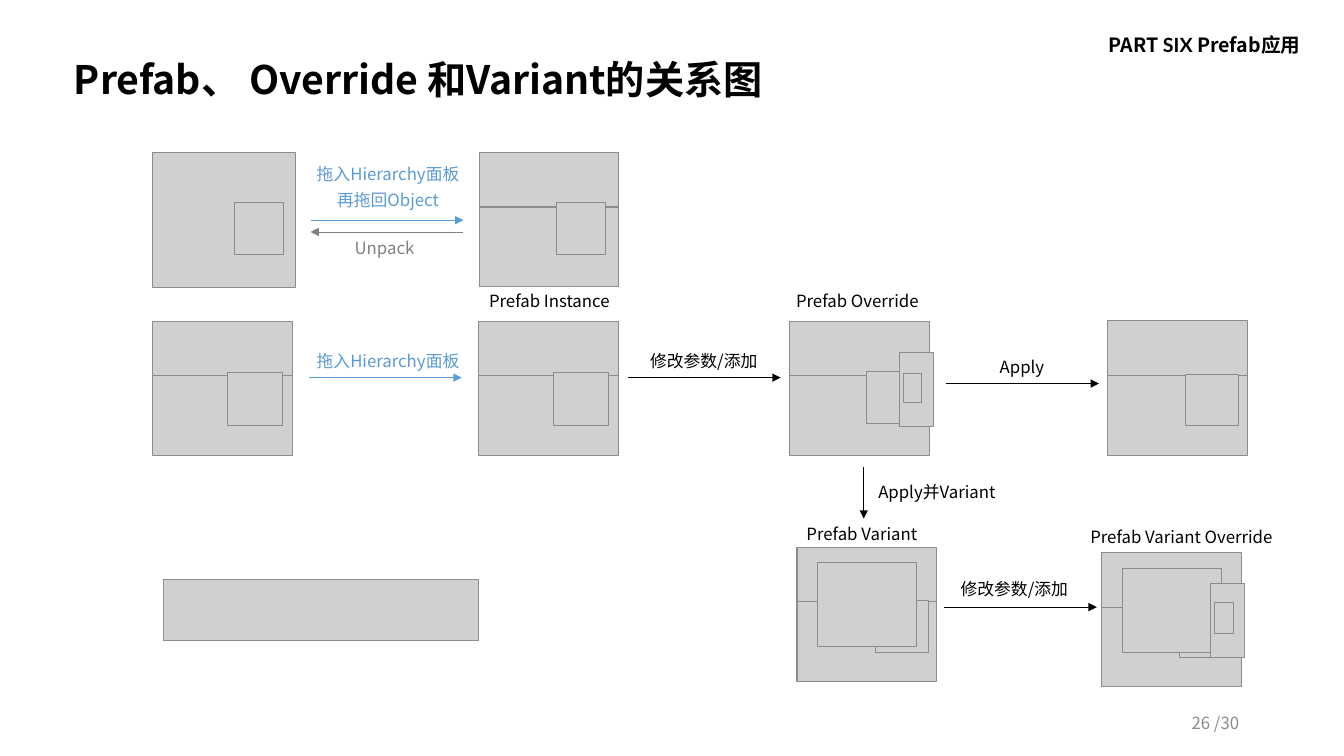
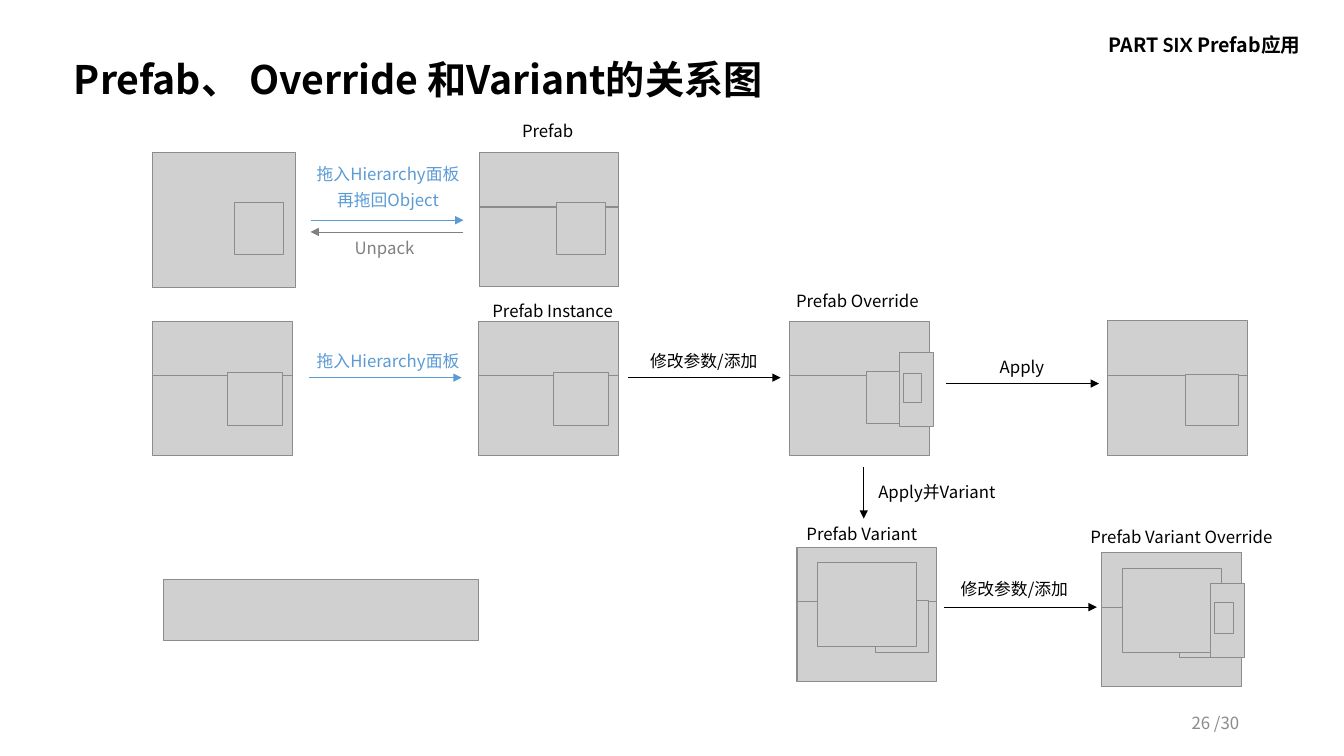
Before and after one commit to BingbingXu/NestedPrefab_Demos, a slide deck: slide 26 of Unity全新Prefab预制体系统.pptx. Drawn at 1344x756 pixels with LibreOffice and Linux fonts; fonts in the diff are those of the drawing; grey boxes stand for pictures. Boxes give left, top, right and bottom in pixels: in the first picture for what was removed or moved away, otherwise in the second. Text is boxed around its words. In the diff, an @@ line names an element or a change of style, - is before the commit and + after.

```diff
--- a/Unity全新Prefab预制体系统.pptx
+++ b/Unity全新Prefab预制体系统.pptx
@@ text added at <box>522,123,573,137</box>, 12 pt, text #000000 @@
+Prefab
@@ text "Prefab Instance" rewrapped from <box>489,293,610,308</box> to <box>492,303,613,323</box> @@
```
Also in this commit, not shown: 1 other slide changed, 6 other files.
